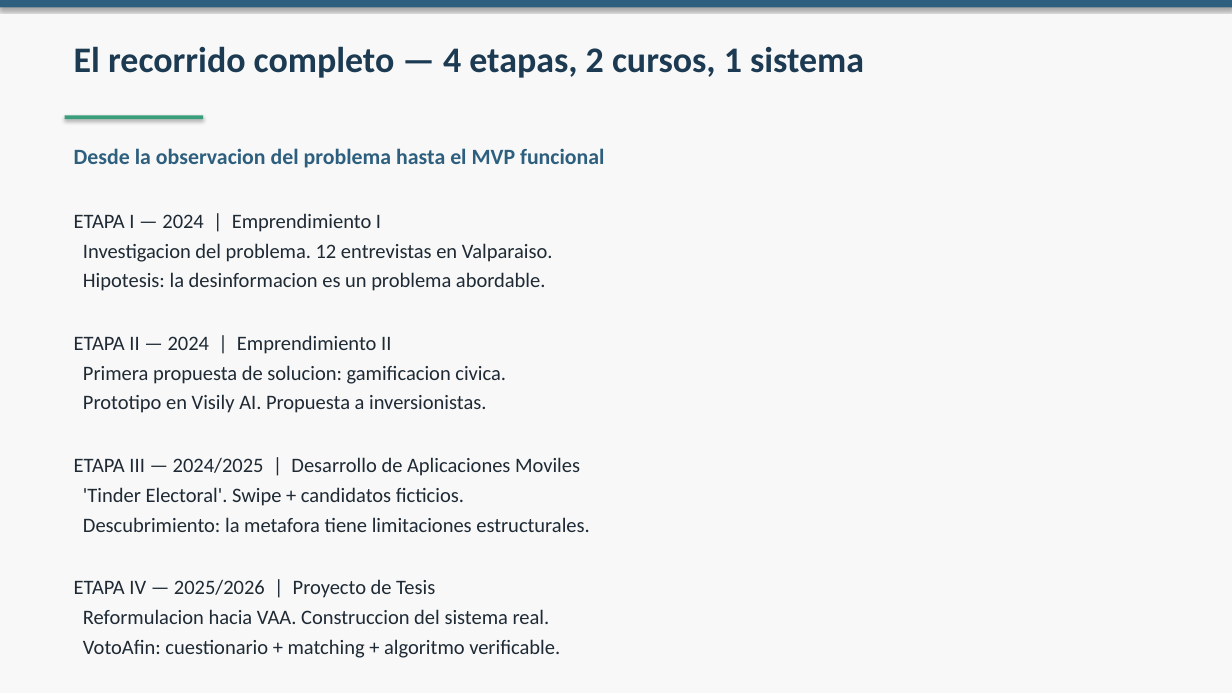
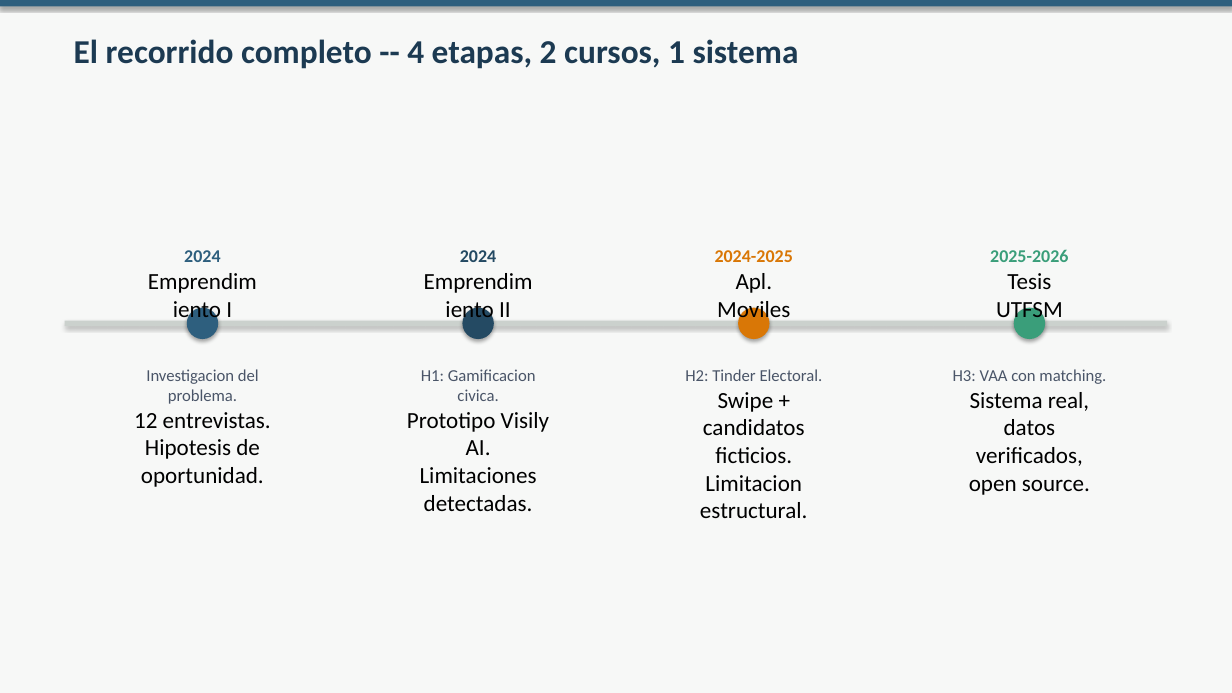
Before and after one commit to whatebria/tinder-decisivo, a slide deck: slide 2 of presentaciones/02_Evolucion_de_la_Idea.pptx. Drawn at 1232x693 pixels with LibreOffice and Linux fonts; fonts in the diff are those of the drawing. Boxes give left, top, right and bottom in pixels: in the first picture for what was removed or moved away, otherwise in the second. Text is boxed around its words. In the diff, an @@ line names an element or a change of style, - is before the commit and + after.

```diff
--- a/presentaciones/02_Evolucion_de_la_Idea.pptx
+++ b/presentaciones/02_Evolucion_de_la_Idea.pptx
@@ text at (x1=74, y1=39, x2=799, y2=69): text changed; size 28 to 26 pt @@
-El recorrido completo — 4 etapas, 2 cursos, 1 sistema
+El recorrido completo -- 4 etapas, 2 cursos, 1 sistema
@@ rectangle removed at (x1=65, y1=116, x2=203, y2=119) @@
@@ text removed at (x1=74, y1=148, x2=604, y2=168) @@
-Desde la observacion del problema hasta el MVP funcional
@@ text removed at (x1=74, y1=213, x2=590, y2=658) @@
-ETAPA I — 2024 | Emprendimiento I
-Investigacion del problema. 12 entrevistas en Valparaiso.
-Hipotesis: la desinformacion es un problema abordable.
-ETAPA II — 2024 | Emprendimiento II
-Primera propuesta de solucion: gamificacion civica.
-Prototipo en Visily AI. Propuesta a inversionistas.
-ETAPA III — 2024/2025 | Desarrollo de Aplicaciones Moviles
-'Tinder Electoral'. Swipe + candidatos ficticios.
-Descubrimiento: la metafora tiene limitaciones estructurales.
-ETAPA IV — 2025/2026 | Proyecto de Tesis
-Reformulacion hacia VAA. Construccion del sistema real.
-VotoAfin: cuestionario + matching + algoritmo verificable.
@@ text added at (x1=184, y1=250, x2=232, y2=323), 18 pt, text #000000 @@
+2024
+Emprendimiento I
@@ text added at (x1=460, y1=250, x2=511, y2=323), 18 pt, text #000000 @@
+2024
+Emprendimiento II
@@ text added at (x1=715, y1=250, x2=793, y2=323), 18 pt, text #000000 @@
+2024-2025
+Apl. Moviles
@@ text added at (x1=990, y1=249, x2=1068, y2=323), 18 pt, text #000000 @@
+2025-2026
+Tesis UTFSM
@@ rectangle added at (x1=65, y1=321, x2=1167, y2=326), fill #CBD1CD @@
@@ ellipse added at (x1=187, y1=308, x2=218, y2=339), fill #2E5F7E @@
@@ ellipse added at (x1=462, y1=308, x2=494, y2=339), fill #244A63 @@
@@ ellipse added at (x1=738, y1=308, x2=770, y2=339), fill #D97706 @@
@@ ellipse added at (x1=1014, y1=308, x2=1045, y2=339), fill #3A9E7A @@
@@ text added at (x1=134, y1=369, x2=271, y2=487), 18 pt, text #000000 @@
+Investigacion del problema.
+12 entrevistas.
+Hipotesis de oportunidad.
@@ text added at (x1=407, y1=369, x2=549, y2=511), 18 pt, text #000000 @@
+H1: Gamificacion civica.
+Prototipo Visily AI.
+Limitaciones detectadas.
@@ text added at (x1=685, y1=369, x2=823, y2=518), 18 pt, text #000000 @@
+H2: Tinder Electoral.
+Swipe + candidatos ficticios.
+Limitacion estructural.
@@ text added at (x1=953, y1=369, x2=1106, y2=495), 18 pt, text #000000 @@
+H3: VAA con matching.
+Sistema real, datos
+verificados, open source.
```
Also in this commit, not shown: 12 other slides changed, 5 slides added, 5 slides removed, 10 other files.
